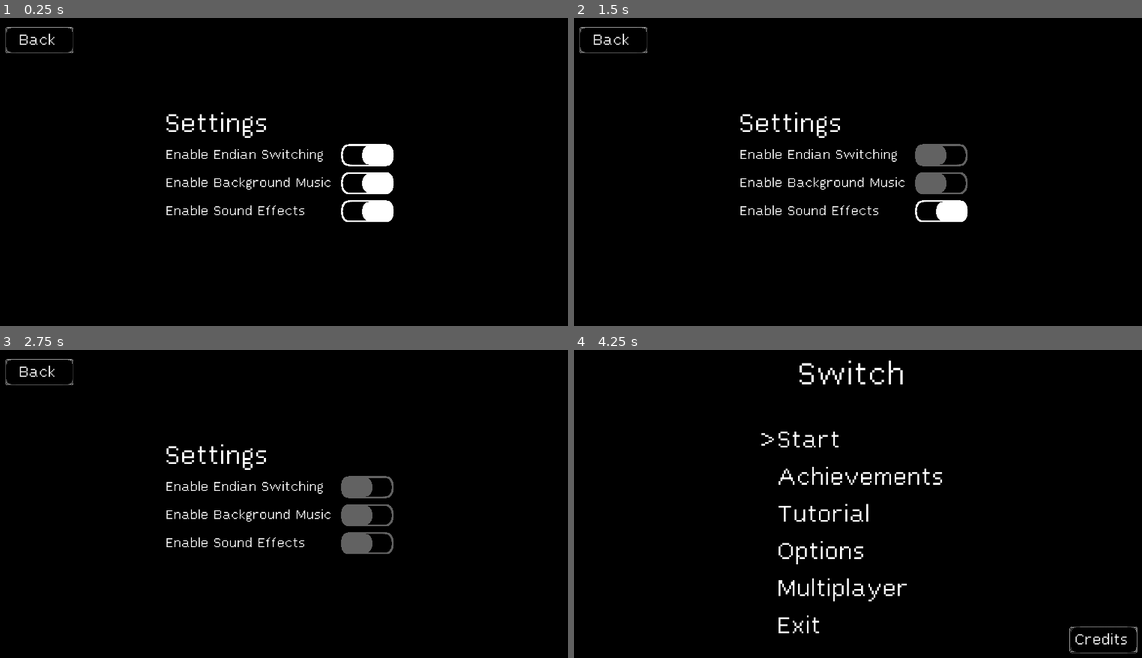
Above: before the commit, frames 1-4 (two rows, left to right).
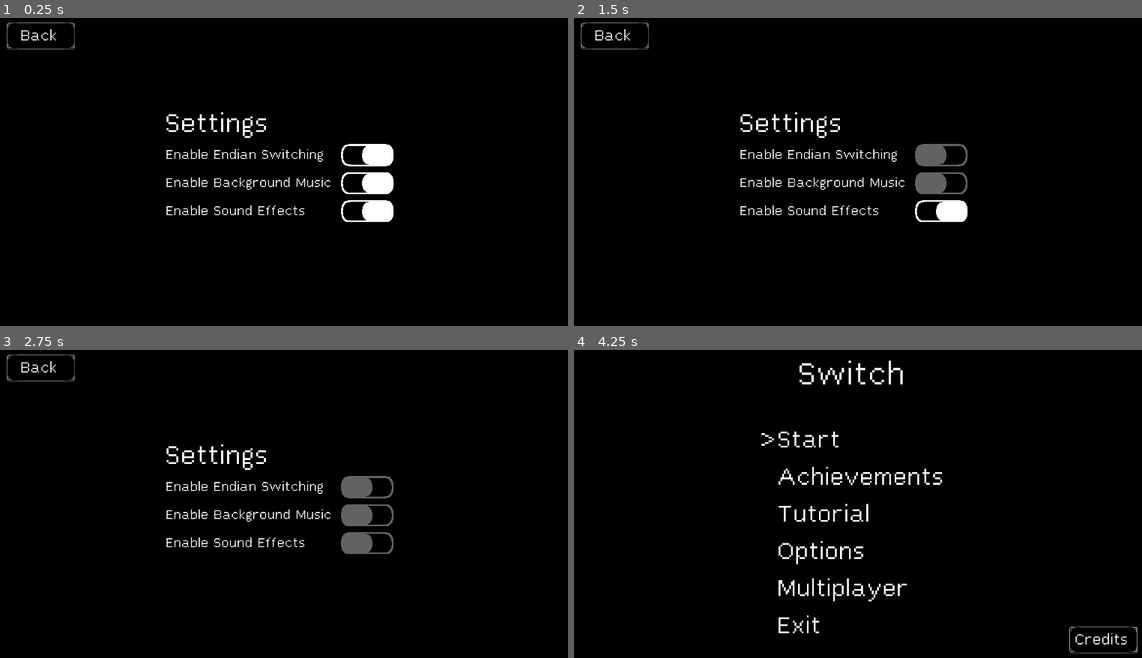
Above: after the commit, the same moments.

Repository: DragonCat4012/Switch
Game: Godot game, scene res://Scenes/Options/OptionsScene.tscn
The game is run twice, just before and just after one commit, with the same random seed, the same clock (stepped at 60 frames per second) and the same inputs. This scene is started directly instead of the project's main scene.
Inputs (mouse positions are in pixels of both pictures, inside the frame that each line leads up to):
- Up to frame 1 (0.25 s): no input
- Up to frame 2 (1.5 s): tap Enter (ui_accept) at 0.5, 0.77, 1.07, 1.25 s; move the mouse to (943, 156) at 0.52 s; hold Up (ui_up) 0.53-1.28 s; tap 0 (0) at 0.6 s; click (943, 156) at 0.67 s; tap 1 (1) at 0.8, 1.35 s; move the mouse to (943, 184) at 1.27 s; hold Down (ui_down) from 1.28 s (still down); click (943, 184) at 1.42 s
- Up to frame 3 (2.75 s): tap Enter (ui_accept) at 1.52, 1.82, 2 s; tap 2 (2) at 1.55, 2.1 s; move the mouse to (369, 544) at 2.02 s; release Down (ui_down) at 2.03 s; hold Up (ui_up) from 2.03 s (still down); click (369, 544) at 2.17 s; tap 3 (3) at 2.3 s
- Up to frame 4 (4.25 s): tap Enter (ui_accept) at 2.75, 3.02, 3.32, 3.5, 3.77, 4.07 s; move the mouse to (823, 565) at 2.77 s; tap 3 (3) at 2.85 s; click (823, 565) at 2.92 s; tap Keypad 4 (4) at 3.05, 3.6 s; move the mouse to (1034, 550) at 3.52 s; release Up (ui_up) at 3.53 s; hold Down (ui_down) from 3.53 s (still down); click (1034, 550) at 3.67 s; tap Keypad 5 (5) at 3.8 s; tap Escape (ui_cancel) at 4.15 s

The runs differ from the first frame. In frame 1, 0.3% of the frame differs, in the area x 0-14%, y 1-12%; in frame 2, 0.3%; in frame 3, 0.3%; in frame 4, nothing differs.

Commit message:
add global back-button

Diff:
--- a/Global/AudioManager.gd
+++ b/Global/AudioManager.gd
@@ -43,5 +43,5 @@
 	await player.finished
 	player.queue_free()
 
-func _on_loop_sound(player):
+func _on_loop_sound(_player):
 	_play_music(main_backgorund_music)
--- a/Scenes/Achievments.gd
+++ b/Scenes/Achievments.gd
@@ -14,18 +14,11 @@
 @onready var a9 := $MarginContainer/ScrollContainer/VBoxContainer/Loose100Times/Label
 @onready var a10 := $MarginContainer/ScrollContainer/VBoxContainer/WinKoop/Label
 
-@onready var backButton := $buttonBackTexture/BackButon
-
 func _ready():
 	_setLabels()
 
-func _process(delta):
+func _process(_delta):
 	if Input.is_action_just_pressed("ui_cancel"):
-		get_tree().change_scene_to_file("res://Scenes/menu.tscn")
-
-func _input(event): # Handle Touch Inut
-	var globalRect = backButton.get_global_rect()
-	if globalRect.has_point(get_global_mouse_position()) and event is InputEventScreenTouch:
 		get_tree().change_scene_to_file("res://Scenes/menu.tscn")
 
 func _setLabels():
--- a/Scenes/Achievments.tscn
+++ b/Scenes/Achievments.tscn
@@ -2,7 +2,7 @@
 
 [ext_resource type="Script" path="res://Scenes/Achievments.gd" id="1_0xukb"]
 [ext_resource type="FontFile" uid="uid://b2cswqm32sj5f" path="res://Ressources/Lex.ttf" id="1_d44rw"]
-[ext_resource type="Texture2D" uid="uid://cf83i6ab4h457" path="res://Sprites/button.PNG" id="3_8n7cv"]
+[ext_resource type="PackedScene" uid="uid://67ks36ginjia" path="res://Sprites/BackButtonScene.tscn" id="4_k05nl"]
 
 [node name="Achievments" type="Node2D"]
 script = ExtResource("1_0xukb")
@@ -148,20 +148,4 @@
 theme_override_font_sizes/font_size = 50
 text = "?"
 
-[node name="buttonBackTexture" type="Sprite2D" parent="."]
-position = Vector2(189, 136)
-scale = Vector2(0.218072, 0.218072)
-texture = ExtResource("3_8n7cv")
-
-[node name="BackButon" type="CenterContainer" parent="buttonBackTexture"]
-offset_left = -450.157
-offset_top = -163.559
-offset_right = -220.157
-offset_bottom = -73.5588
-scale = Vector2(3.73412, 3.73412)
-
-[node name="Label" type="Label" parent="buttonBackTexture/BackButon"]
-layout_mode = 2
-theme_override_fonts/font = ExtResource("1_d44rw")
-theme_override_font_sizes/font_size = 70
-text = "Back"
+[node name="BackButtonScene" parent="." instance=ExtResource("4_k05nl")]
--- a/Scenes/Credits.gd
+++ b/Scenes/Credits.gd
@@ -1,12 +1,5 @@
-extends Node2D
+extends Control
 
-@onready var backButton := $buttonBackTexture/BackButon
-
-func _process(delta):
+func _process(_delta):
 	if Input.is_action_just_pressed("ui_cancel"):
 		get_tree().change_scene_to_file("res://Scenes/menu.tscn")
-
-func _input(event): # Handle Touch Inut
-	var globalRect = backButton.get_global_rect()
-	if globalRect.has_point(get_global_mouse_position()) and event is InputEventScreenTouch:
-		get_tree().change_scene_to_file("res://Scenes/menu.tscn")
--- a/Scenes/Credits.tscn
+++ b/Scenes/Credits.tscn
@@ -2,7 +2,7 @@
 
 [ext_resource type="FontFile" uid="uid://b2cswqm32sj5f" path="res://Ressources/Lex.ttf" id="1_byce8"]
 [ext_resource type="Script" path="res://Scenes/Credits.gd" id="1_vtwff"]
-[ext_resource type="Texture2D" uid="uid://cf83i6ab4h457" path="res://Sprites/button.PNG" id="2_lwigk"]
+[ext_resource type="PackedScene" uid="uid://67ks36ginjia" path="res://Sprites/BackButtonScene.tscn" id="3_262l0"]
 
 [node name="Credits" type="Control"]
 layout_mode = 3
@@ -66,20 +66,4 @@
 text = "Font"
 uri = "http://www.pentacom.jp/pentacom/bitfontmaker2/gallery/?id=646"
 
-[node name="buttonBackTexture" type="Sprite2D" parent="."]
-position = Vector2(194, 122)
-scale = Vector2(0.218072, 0.218072)
-texture = ExtResource("2_lwigk")
-
-[node name="BackButon" type="CenterContainer" parent="buttonBackTexture"]
-offset_left = -450.157
-offset_top = -163.559
-offset_right = -220.157
-offset_bottom = -73.5588
-scale = Vector2(3.73412, 3.73412)
-
-[node name="Label" type="Label" parent="buttonBackTexture/BackButon"]
-layout_mode = 2
-theme_override_fonts/font = ExtResource("1_byce8")
-theme_override_font_sizes/font_size = 70
-text = "Back"
+[node name="BackButtonScene" parent="." instance=ExtResource("3_262l0")]
--- a/Scenes/MainMenu.gd
+++ b/Scenes/MainMenu.gd
@@ -69,7 +69,7 @@
 			currentSelection = newSelection
 			set_current_selection()
 
-func _process(delta):
+func _process(_delta):
 	if Input.is_action_just_pressed("ui_down"):
 		currentSelection += 1
 	elif Input.is_action_just_pressed("ui_up"):
--- a/Scenes/Options/OptionsScene.gd
+++ b/Scenes/Options/OptionsScene.gd
@@ -4,22 +4,12 @@
 @onready var backgroundMusicToggle := $CenterContainer/VBoxContainer/CenterContainer2/VBoxContainer/HBoxContainer2/TextureRect
 @onready var soundeffectsToggle := $CenterContainer/VBoxContainer/CenterContainer2/VBoxContainer/HBoxContainer3/TextureRect
 
-var lastClick = Time.get_ticks_msec()
-
-@onready var backButton := $CenterContainer/buttonBackTexture/BackButon
-
 func _ready():
 	endianToggle.initValues(GameManager.jsonHandler.endian)
 	backgroundMusicToggle.initValues(GameManager.jsonHandler.backgroundMusicEnabled)
 	soundeffectsToggle.initValues(GameManager.jsonHandler.soundEffectsEnabled)
 
-func _input(event):
-	var currentClickTime = Time.get_ticks_msec()
-	if backButton.get_global_rect().has_point(get_global_mouse_position()) and event is InputEventScreenTouch:
-		get_tree().change_scene_to_file("res://Scenes/menu.tscn")
-	lastClick = Time.get_ticks_msec()
-
-func _process(delta):
+func _process(_delta):
 	if Input.is_action_just_pressed("ui_cancel"):
 		#GameManager.jsonHandler.saveGame()
 		get_tree().change_scene_to_file("res://Scenes/menu.tscn")
--- a/Scenes/Options/OptionsScene.tscn
+++ b/Scenes/Options/OptionsScene.tscn
@@ -3,9 +3,9 @@
 [ext_resource type="FontFile" uid="uid://b2cswqm32sj5f" path="res://Ressources/Lex.ttf" id="1_4y4xp"]
 [ext_resource type="Script" path="res://Scenes/Options/OptionsScene.gd" id="1_xolb3"]
 [ext_resource type="Texture2D" uid="uid://cijsqo584bssp" path="res://Sprites/Toggle/off.PNG" id="3_4lyrj"]
-[ext_resource type="Texture2D" uid="uid://cf83i6ab4h457" path="res://Sprites/button.PNG" id="4_iasye"]
 [ext_resource type="Script" path="res://Scenes/Options/Toggle.gd" id="4_l4ibm"]
 [ext_resource type="Texture2D" uid="uid://dofknt3s3xf8m" path="res://Sprites/Toggle/on.PNG" id="4_t8td2"]
+[ext_resource type="PackedScene" uid="uid://67ks36ginjia" path="res://Sprites/BackButtonScene.tscn" id="7_2ux7o"]
 
 [node name="OptionsScene" type="Node2D"]
 script = ExtResource("1_xolb3")
@@ -109,20 +109,4 @@
 script = ExtResource("4_l4ibm")
 metadata/ID = 2
 
-[node name="buttonBackTexture" type="Sprite2D" parent="CenterContainer"]
-position = Vector2(189, 136)
-scale = Vector2(0.218072, 0.218072)
-texture = ExtResource("4_iasye")
-
-[node name="BackButon" type="CenterContainer" parent="CenterContainer/buttonBackTexture"]
-offset_left = -450.157
-offset_top = -163.559
-offset_right = -220.157
-offset_bottom = -73.5588
-scale = Vector2(3.73412, 3.73412)
-
-[node name="Label" type="Label" parent="CenterContainer/buttonBackTexture/BackButon"]
-layout_mode = 2
-theme_override_fonts/font = ExtResource("1_4y4xp")
-theme_override_font_sizes/font_size = 70
-text = "Back"
+[node name="BackButtonScene" parent="." instance=ExtResource("7_2ux7o")]
--- /dev/null
+++ b/Sprites/BackButtonScene.gd
@@ -0,0 +1,9 @@
+extends Node2D
+
+@onready var backButton := %BackButonClass
+
+
+func _input(event): # Handle Touch Inut
+	var globalRect = backButton.get_global_rect()
+	if globalRect.has_point(get_global_mouse_position()) and event is InputEventScreenTouch:
+		get_tree().change_scene_to_file("res://Scenes/menu.tscn")
--- /dev/null
+++ b/Sprites/BackButtonScene.tscn
@@ -0,0 +1,27 @@
+[gd_scene load_steps=4 format=3 uid="uid://67ks36ginjia"]
+
+[ext_resource type="Texture2D" uid="uid://cf83i6ab4h457" path="res://Sprites/button.PNG" id="1_g45ip"]
+[ext_resource type="Script" path="res://Sprites/BackButtonScene.gd" id="1_sg0v4"]
+[ext_resource type="FontFile" uid="uid://b2cswqm32sj5f" path="res://Ressources/Lex.ttf" id="2_hfwpt"]
+
+[node name="BackButtonScene" type="Node2D"]
+script = ExtResource("1_sg0v4")
+
+[node name="buttonBackTexture" type="Sprite2D" parent="."]
+position = Vector2(194, 122)
+scale = Vector2(0.218072, 0.218072)
+texture = ExtResource("1_g45ip")
+
+[node name="BackButonClass" type="CenterContainer" parent="buttonBackTexture"]
+unique_name_in_owner = true
+offset_left = -450.157
+offset_top = -163.559
+offset_right = -220.157
+offset_bottom = -73.5588
+scale = Vector2(3.73412, 3.73412)
+
+[node name="Label" type="Label" parent="buttonBackTexture/BackButonClass"]
+layout_mode = 2
+theme_override_fonts/font = ExtResource("2_hfwpt")
+theme_override_font_sizes/font_size = 70
+text = "Back"
--- a/Util/JSON.gd
+++ b/Util/JSON.gd
@@ -70,15 +70,15 @@
 			return currentData["highScore"]
 
 # Update properties
-	func saveScore(score: int):
-		currentData["score"] = score
-		if score > currentData["highScore"]:
-			currentData["highScore"] = score
-		if score > 50:
+	func saveScore(newscore: int):
+		currentData["score"] = newscore
+		if newscore > currentData["highScore"]:
+			currentData["highScore"] = newscore
+		if newscore > 50:
 			achievementHandler.add_scoreOver50()
-		if score > 100:
+		if newscore > 100:
 			achievementHandler.add_scoreOver100()
-		if score > 1000:
+		if newscore > 1000:
 			achievementHandler.add_scoreOver1000()
 
 		saveGame()
